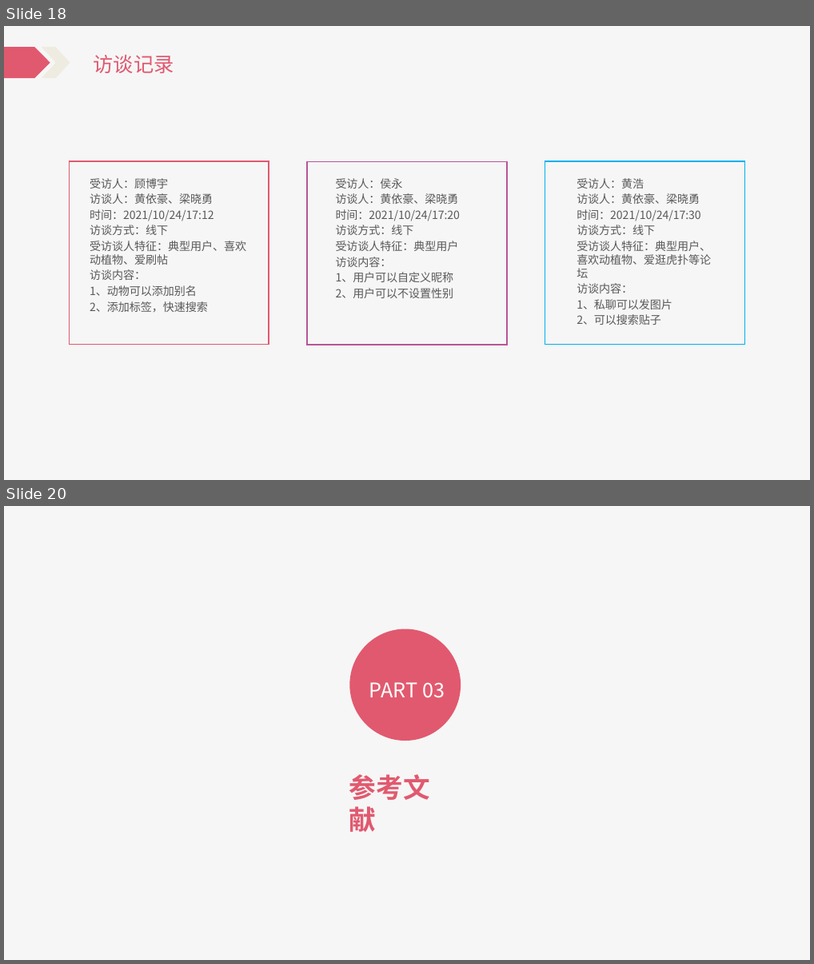
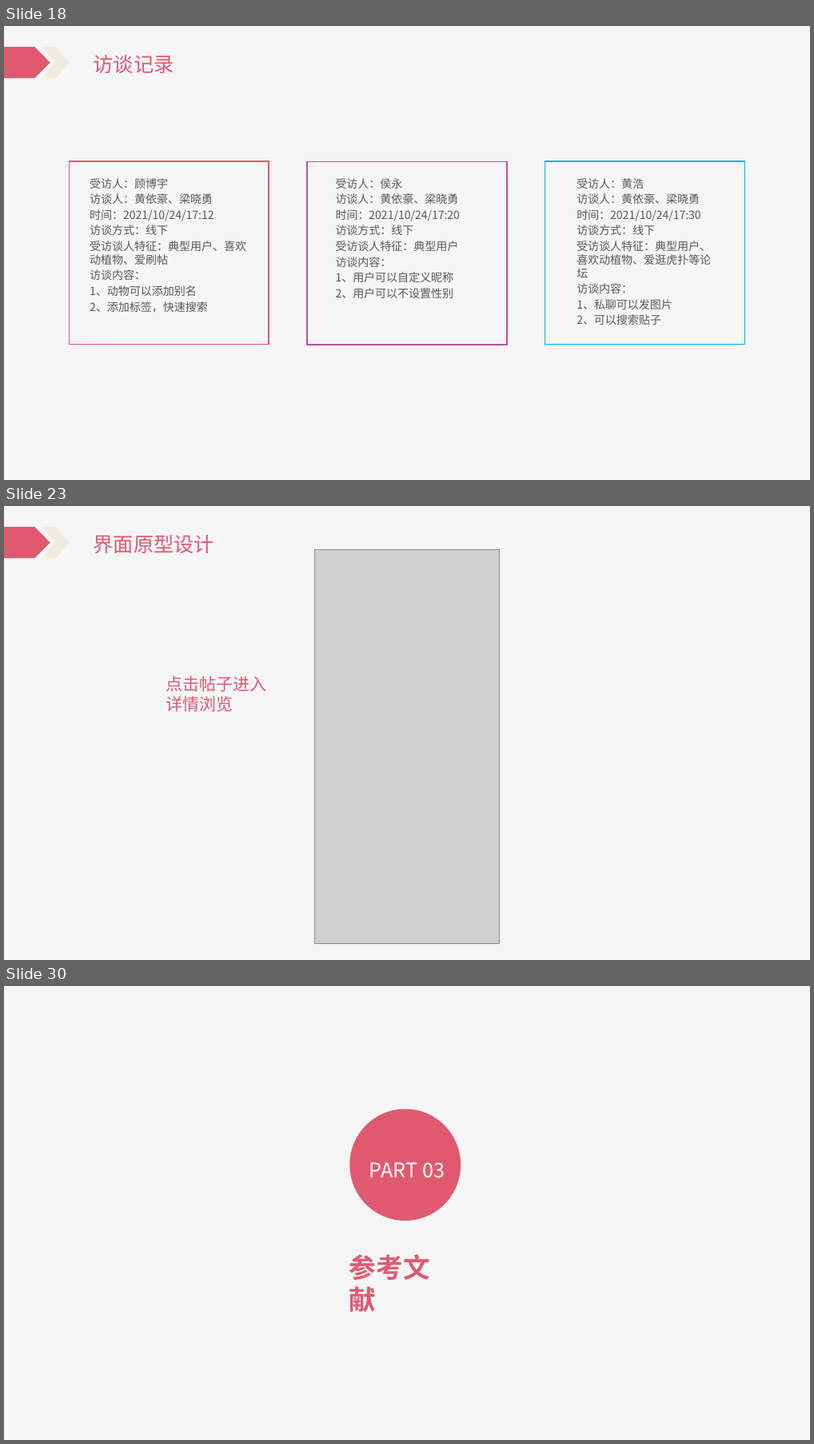
Before and after one commit to Katashixz/ZUCCbiosphere, a slide deck: 软件需求规格说明/SE2021-G005-软件需求说明.pptx. Shown one above the other, each under a label of ours: slides 18 and 20 before the commit, slides 18, 23 and 30 after it; the slides between them are not shown. The pictures are 814x964 and 814x1444 pixels, drawn with LibreOffice and Linux fonts; fonts in the diff are those of the drawing; grey boxes stand for pictures. Boxes give left, top, right and bottom in pixels: in the first picture for what was removed or moved away, otherwise in the second. Text is boxed around its words. In the diff, an @@ line names an element or a change of style, - is before the commit and + after.

```diff
--- a/软件需求规格说明/SE2021-G005-软件需求说明.pptx
+++ b/软件需求规格说明/SE2021-G005-软件需求说明.pptx
@@ slide 23 added at box(4, 506, 810, 960), background #FFFFFF; not listed: 3 template elements that a slide beside it also shows @@
@@ rectangle added at box(82, 524, 178, 556), fill #F6F6F6 @@
@@ text added at box(91, 535, 172, 553), 24 pt, text #E1596F @@
+项目介绍
@@ text added at box(94, 535, 214, 553), 24 pt, text #E1596F @@
+界面原型设计
@@ picture added at box(315, 549, 499, 944) @@
@@ text added at box(166, 676, 266, 712), 20 pt, text #E1596F @@
+点击帖子进入
+详情浏览
@@ what was slide 20 is now slide 30 @@
```
Also in this commit, not shown: 1 slide changed, 10 other slides added, 1 slide removed, 4 other files.
